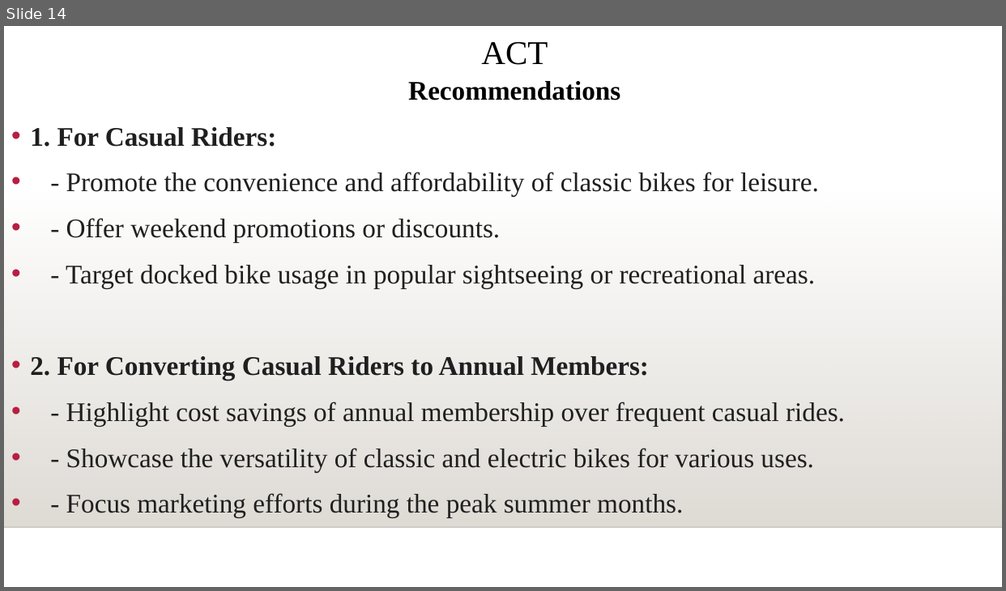
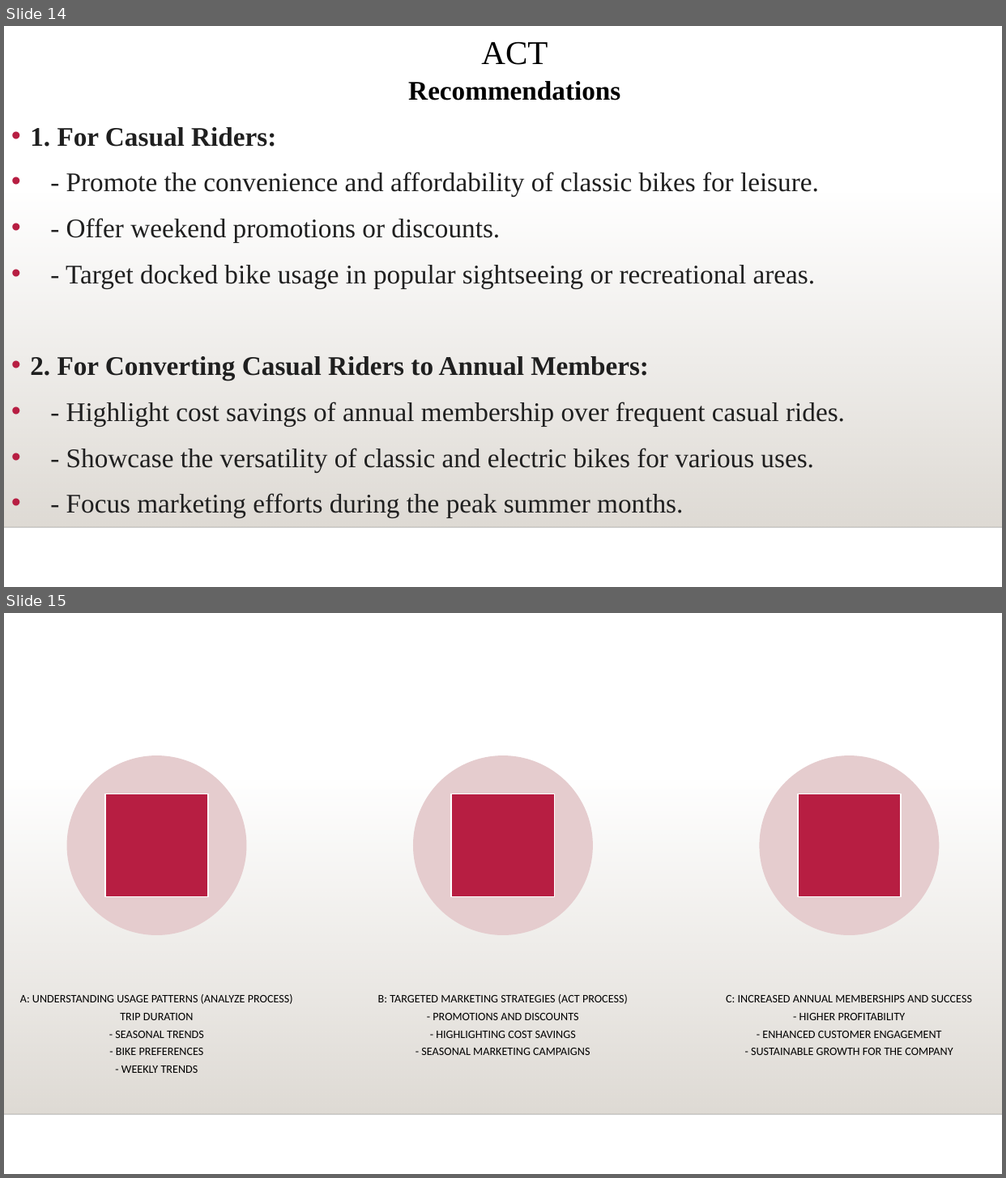
Before and after one commit to y4611676/Unanimous-Project, a slide deck: Analyze_project/Bike_Share/How_Does_a_Bike_Share_Navigate_Speedy_Success.pptx. Shown one above the other, each under a label of ours: slide 14 before the commit, slides 14 and 15 after it. The pictures are 1006x591 and 1006x1178 pixels, drawn with LibreOffice and Linux fonts; fonts in the diff are those of the drawing; background and template pictures are left out. Boxes give left, top, right and bottom in pixels: in the first picture for what was removed or moved away, otherwise in the second. Text is boxed around its words. In the diff, an @@ line names an element or a change of style, - is before the commit and + after.

```diff
--- a/Analyze_project/Bike_Share/How_Does_a_Bike_Share_Navigate_Speedy_Success.pptx
+++ b/Analyze_project/Bike_Share/How_Does_a_Bike_Share_Navigate_Speedy_Success.pptx
@@ slide 15 added at (4, 613, 1002, 1174), background #FFFFFF; not listed: 2 template elements that a slide beside it also shows @@
@@ group added at (20, 756, 972, 1073): 3 ellipses, 3 rectangles, 3 texts @@
+A: UNDERSTANDING USAGE PATTERNS (ANALYZE PROCESS)
+TRIP DURATION
+- SEASONAL TRENDS
+- BIKE PREFERENCES
+- WEEKLY TRENDS
+B: TARGETED MARKETING STRATEGIES (ACT PROCESS)
+- PROMOTIONS AND DISCOUNTS
+- HIGHLIGHTING COST SAVINGS
+- SEASONAL MARKETING CAMPAIGNS
+C: INCREASED ANNUAL MEMBERSHIPS AND SUCCESS
+- HIGHER PROFITABILITY
+- ENHANCED CUSTOMER ENGAGEMENT
+- SUSTAINABLE GROWTH FOR THE COMPANY
```
Also in this commit, not shown: 1 slide removed, 1 other file.
